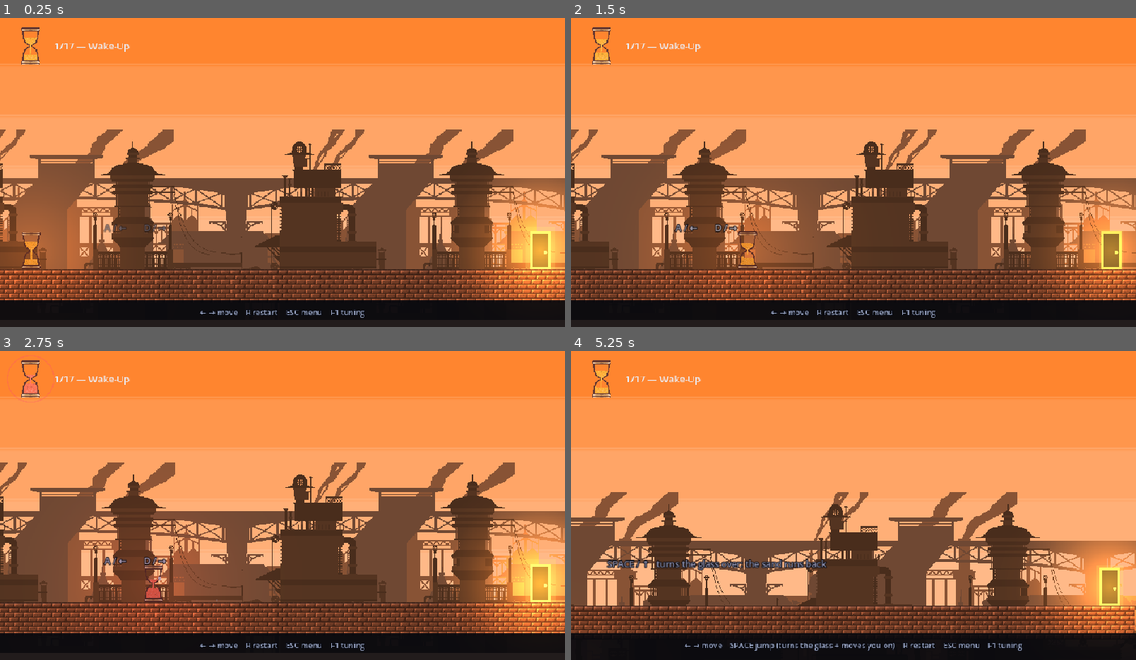
Above: before the commit, frames 1-4 (two rows, left to right).
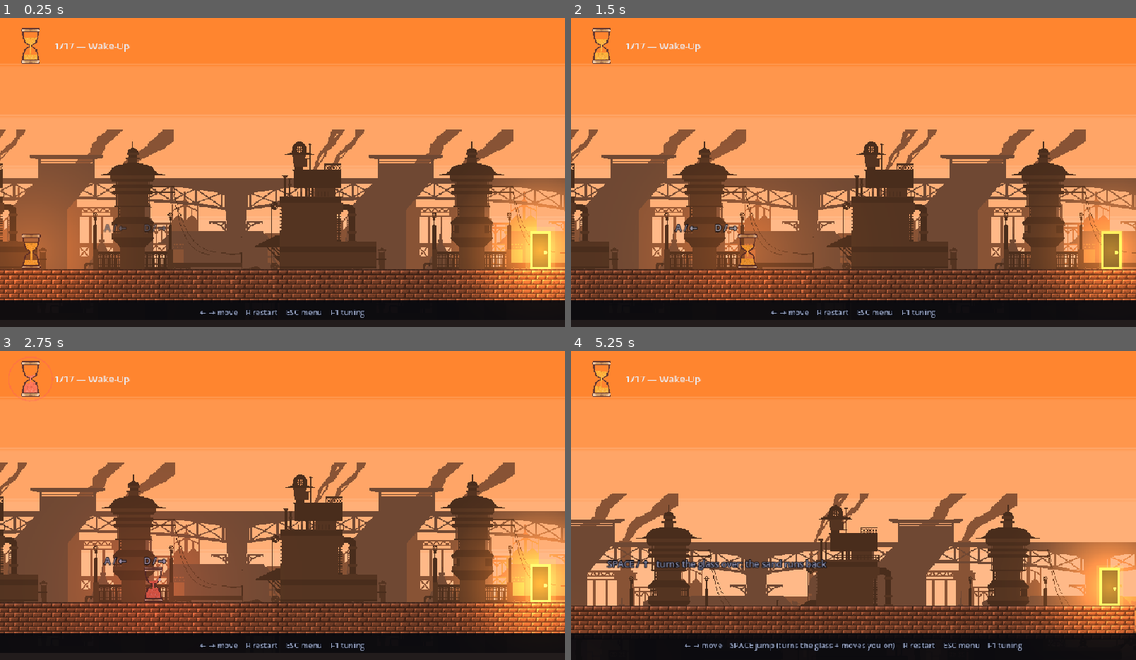
Above: after the commit, the same moments.

Repository: Athryell/GMTK-Game-Jam-2026
Game: Godot game, scene res://scenes/main.tscn
Same seed, same stepped clock (60 frames per second), same inputs: the game is played once before the commit and once after it. Sound files missing from this copy of the repository are replaced by a short silence.
Inputs:
- Up to frame 1 (0.25 s): no input
- Up to frame 2 (1.5 s): tap Enter at 0.5 s; hold Right (move_right) from 0.53 s (still down); tap Space (jump) at 0.77 s
- Up to frame 3 (2.75 s): tap Space (jump) at 1.52 s; release Right (move_right) at 2.03 s; hold Left (move_left) from 2.03 s (still down)
- Up to frame 4 (5.25 s): release Left (move_left) at 2.78 s; hold Right (move_right) 2.78-4.28 s; tap Space (jump) at 3.02, 3.77, 4.52 s; hold Left (move_left) 4.28-5.03 s; hold Right (move_right) from 5.03 s (still down)

The runs differ from the first frame. In frame 1, 0.2% of the frame differs, in the area x 3-8%, y 2-80%; in frame 2, 0.2%; in frame 3, 0.1%; in frame 4, 3.0%, in the area x 0-100%, y 2-91%.

Commit message:
Follow the player down to the four rows it gave back
The new export draws the glass 60 rows tall on the floor of the same 64-tall
canvas, so every number taken off the old art is four px out: the trim, the
two bulb hulls, the area a full bulb holds, the size it is drawn at and the
box it collides with.

Retraced rather than shifted. The art is not the old glass moved down — the
funnels are shorter and the waist has come down two rows — so the bulbs are
measured off the alpha the same way the shipped ones were: cavity by row, out
to the convex hull, cut at the waist band. The method reproduces the old
constants exactly on the old png, which is what says the new ones are right.
Both bulbs land on 421 px², and neither hull puts a filled pixel outside the
glass.

The hitbox comes down with the art rather than keeping an invisible four-px
collar, and the HUD gauge stays at the trim's size so its pixels are still
the world's pixels.

Co-Authored-By: Claude Opus 5 <noreply@anthropic.com>

Diff:
--- a/hourglass_hero_godot/scenes/entities/player.tscn
+++ b/hourglass_hero_godot/scenes/entities/player.tscn
@@ -4,7 +4,7 @@
 [ext_resource type="Script" uid="uid://cqht7a7fer0sg" path="res://scripts/entities/hourglass_visual.gd" id="2_visual"]
 
 [sub_resource type="RectangleShape2D" id="RectangleShape2D_body"]
-size = Vector2(32, 64)
+size = Vector2(32, 60)
 
 [node name="Player" type="CharacterBody2D" unique_id=2065392704]
 collision_layer = 2
--- a/hourglass_hero_godot/scripts/entities/hourglass_visual.gd
+++ b/hourglass_hero_godot/scripts/entities/hourglass_visual.gd
@@ -9,7 +9,7 @@
 ## one art px to one world px. Anything else gives the player pixels a different
 ## size from the brick and skyline ones, and on a non-square ratio it stretches
 ## them out of square as well.
-@export var body_size := Vector2(32.0, 64.0)
+@export var body_size := Vector2(32.0, 60.0)
 
 ## Tremble amplitude at full danger, in px. Keep it to a few px.
 const TREMBLE := 2.2
--- a/hourglass_hero_godot/scripts/hourglass_sprite.gd
+++ b/hourglass_hero_godot/scripts/hourglass_sprite.gd
@@ -15,10 +15,11 @@
 const TEXTURE: Texture2D = preload("res://art/sprites/hourglass.png")
 
 ## The part of the canvas the glass actually occupies, and what gets mapped onto
-## the caller's `size`. The art is trimmed to its own bounds, so this is the whole
-## 32×64 canvas — but keep it going through here rather than reading the texture
-## size: the moment a margin comes back, this is the one line that has to change.
-const TRIM := Rect2(0.0, 0.0, 32.0, 64.0)
+## the caller's `size`. The glass is 32×60 within a 64-tall canvas, sitting on its
+## floor: four blank rows across the top. This is exactly the margin the note
+## below the constant was kept for — everything downstream reads the trim rather
+## than the texture, so shrinking the art is this one line plus a retrace.
+const TRIM := Rect2(0.0, 4.0, 32.0, 60.0)
 
 ## The inside of each bulb, in the art's own pixel coordinates, upper first.
 ##
@@ -39,15 +40,15 @@
 ## above the right number rather than a guess.
 const BULBS: Array[Array] = [
 	[
-		Vector2(4.0, 7.0), Vector2(28.0, 7.0), Vector2(28.0, 12.0),
-		Vector2(27.0, 19.0), Vector2(25.0, 25.0), Vector2(22.0, 28.0),
-		Vector2(17.0, 31.0), Vector2(15.0, 31.0), Vector2(10.0, 28.0),
-		Vector2(7.0, 25.0), Vector2(5.0, 19.0), Vector2(4.0, 12.0),
+		Vector2(4.0, 11.0), Vector2(28.0, 11.0), Vector2(28.0, 16.0),
+		Vector2(27.0, 21.0), Vector2(25.0, 27.0), Vector2(22.0, 30.0),
+		Vector2(17.0, 33.0), Vector2(15.0, 33.0), Vector2(10.0, 30.0),
+		Vector2(7.0, 27.0), Vector2(5.0, 21.0), Vector2(4.0, 16.0),
 	],
 	[
-		Vector2(4.0, 52.0), Vector2(5.0, 45.0), Vector2(7.0, 39.0),
-		Vector2(10.0, 36.0), Vector2(15.0, 33.0), Vector2(17.0, 33.0),
-		Vector2(22.0, 36.0), Vector2(25.0, 39.0), Vector2(27.0, 45.0),
+		Vector2(4.0, 52.0), Vector2(5.0, 47.0), Vector2(7.0, 41.0),
+		Vector2(10.0, 38.0), Vector2(15.0, 35.0), Vector2(17.0, 35.0),
+		Vector2(22.0, 38.0), Vector2(25.0, 41.0), Vector2(27.0, 47.0),
 		Vector2(28.0, 52.0), Vector2(28.0, 57.0), Vector2(4.0, 57.0),
 	],
 ]
@@ -58,7 +59,7 @@
 ## area scales with the drawing, so the caller's `size` is all that is missing.
 ## Must be remeasured if [constant BULBS] is ever retraced, or a chamber the game
 ## calls full stops looking it.
-const BULB_AREA := 467.0
+const BULB_AREA := 421.0
 
 
 ## Sand first, then the glass over it. `fills` is how full each bulb is, 0 to 1,
--- a/hourglass_hero_godot/scripts/ui/hud.gd
+++ b/hourglass_hero_godot/scripts/ui/hud.gd
@@ -6,7 +6,7 @@
 ## Drawn size of the gauge hourglass. [constant HourglassSprite.TRIM]'s size, so
 ## the HUD glass is drawn one art px to one px of the 960×540 design canvas —
 ## which at `camera_zoom` 1.0 is the same size a pixel comes out in the world.
-@export var gauge_size := Vector2(32.0, 64.0)
+@export var gauge_size := Vector2(32.0, 60.0)
 
 ## The bar along the bottom. A level that has taken the jump away must not go on
 ## advertising it.
Binary file changed: hourglass_hero_godot/art/sprites/hourglass.png
